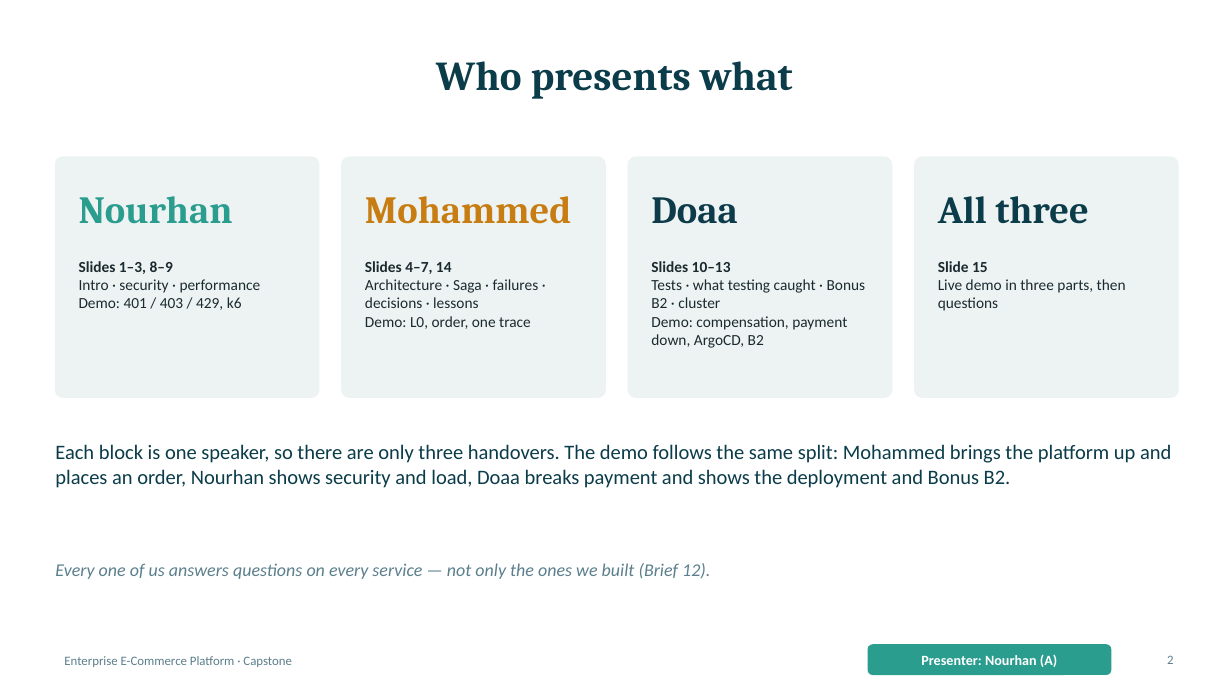
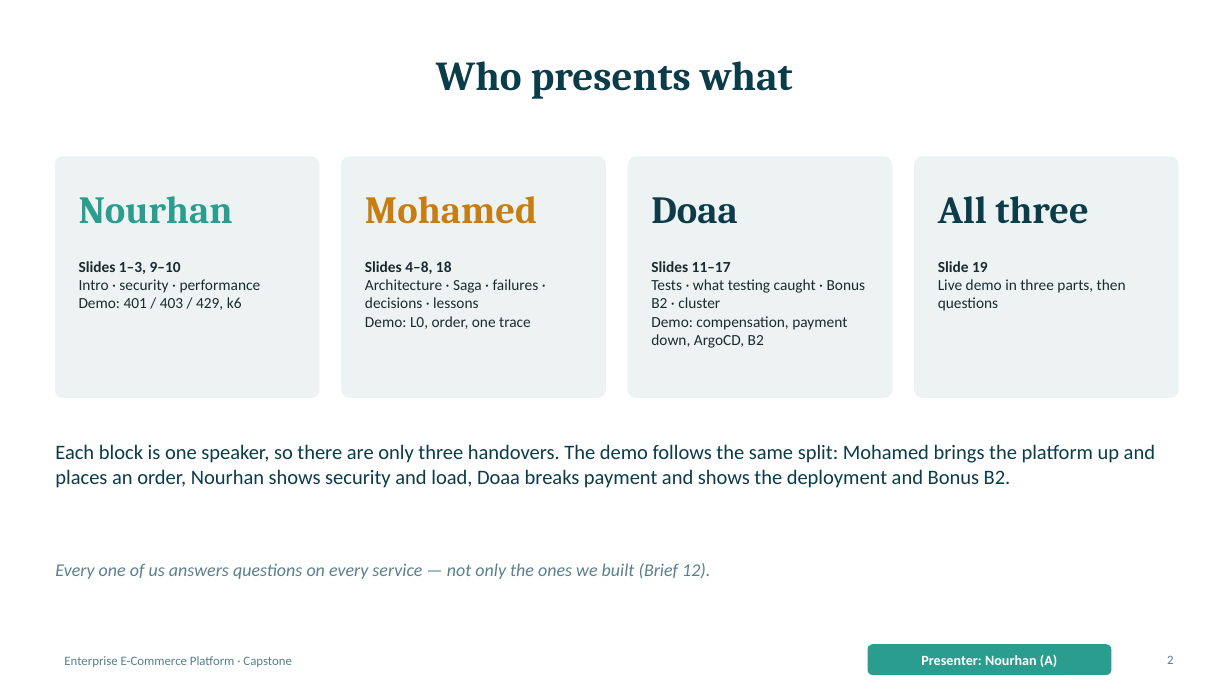
Before and after one commit to 13nour11/capstone-platform, a slide deck: slide 2 of docs/slides/capstone-final.pptx. Drawn at 1232x693 pixels with LibreOffice and Linux fonts; fonts in the diff are those of the drawing. Boxes give left, top, right and bottom in pixels: in the first picture for what was removed or moved away, otherwise in the second. Text is boxed around its words. In the diff, an @@ line names an element or a change of style, - is before the commit and + after.

Commit message:
capstone-L6: slides-with-live-screenshots-from-the-cluster-on-main
Four evidence slides from the kind run on main: Zipkin trace across HTTP and Kafka, B2 in
Grafana, ArgoCD 10/10 Synced/Healthy, CI on main + Platform Overview. Names as in the Team
Charter, presenter ranges updated, slide outline and demo script aligned with the deck.

```diff
--- a/docs/slides/capstone-final.pptx
+++ b/docs/slides/capstone-final.pptx
@@ text at box(365, 196, 537, 224): text changed @@
-Mohammed
+Mohamed
@@ text at box(79, 261, 181, 274): text changed @@
-Slides 1–3, 8–9
+Slides 1–3, 9–10
@@ text at box(365, 261, 452, 274): text changed @@
-Slides 4–7, 14
+Slides 4–8, 18
@@ text at box(651, 261, 731, 272): text changed @@
-Slides 10–13
+Slides 11–17
@@ text at box(938, 261, 988, 272): text changed @@
-Slide 15
+Slide 19
@@ text at box(55, 444, 1155, 488): text changed @@
-Each block is one speaker, so there are only three handovers. The demo follows the same split: Mohammed brings the platform up and places an order, Nourhan shows security and load, Doaa breaks payment and shows the deployment and Bonus B2.
+Each block is one speaker, so there are only three handovers. The demo follows the same split: Mohamed brings the platform up and places an order, Nourhan shows security and load, Doaa breaks payment and shows the deployment and Bonus B2.
```
Also in this commit, not shown: 7 other slides changed, 4 slides added, 10 other files.
